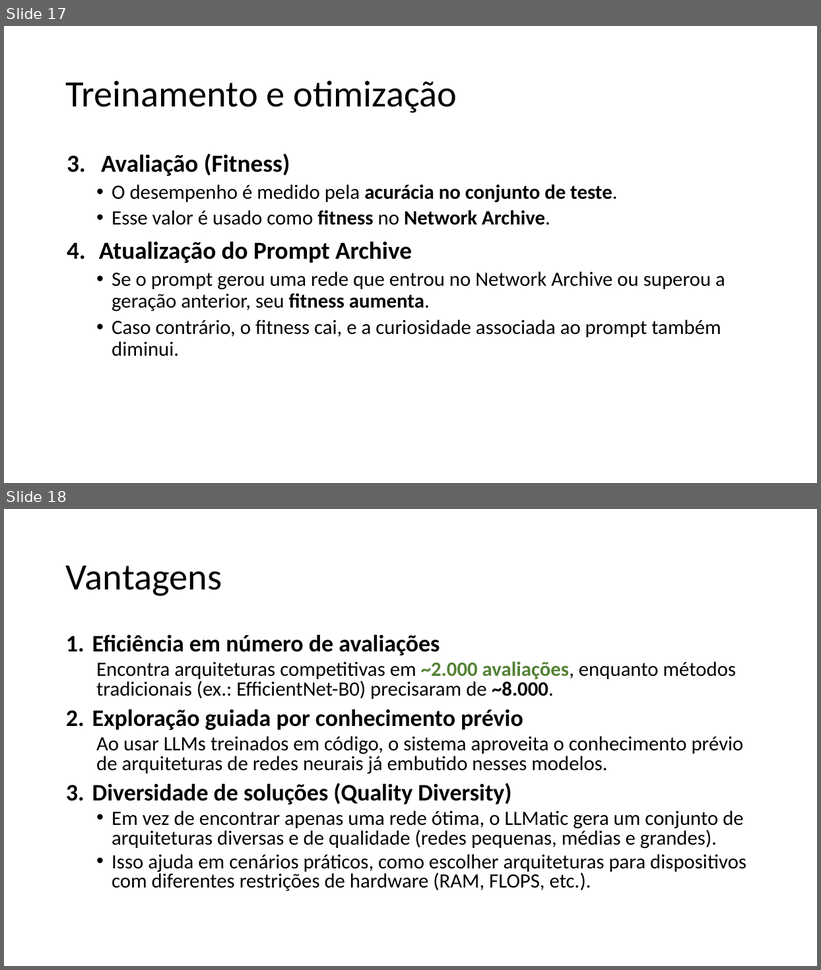
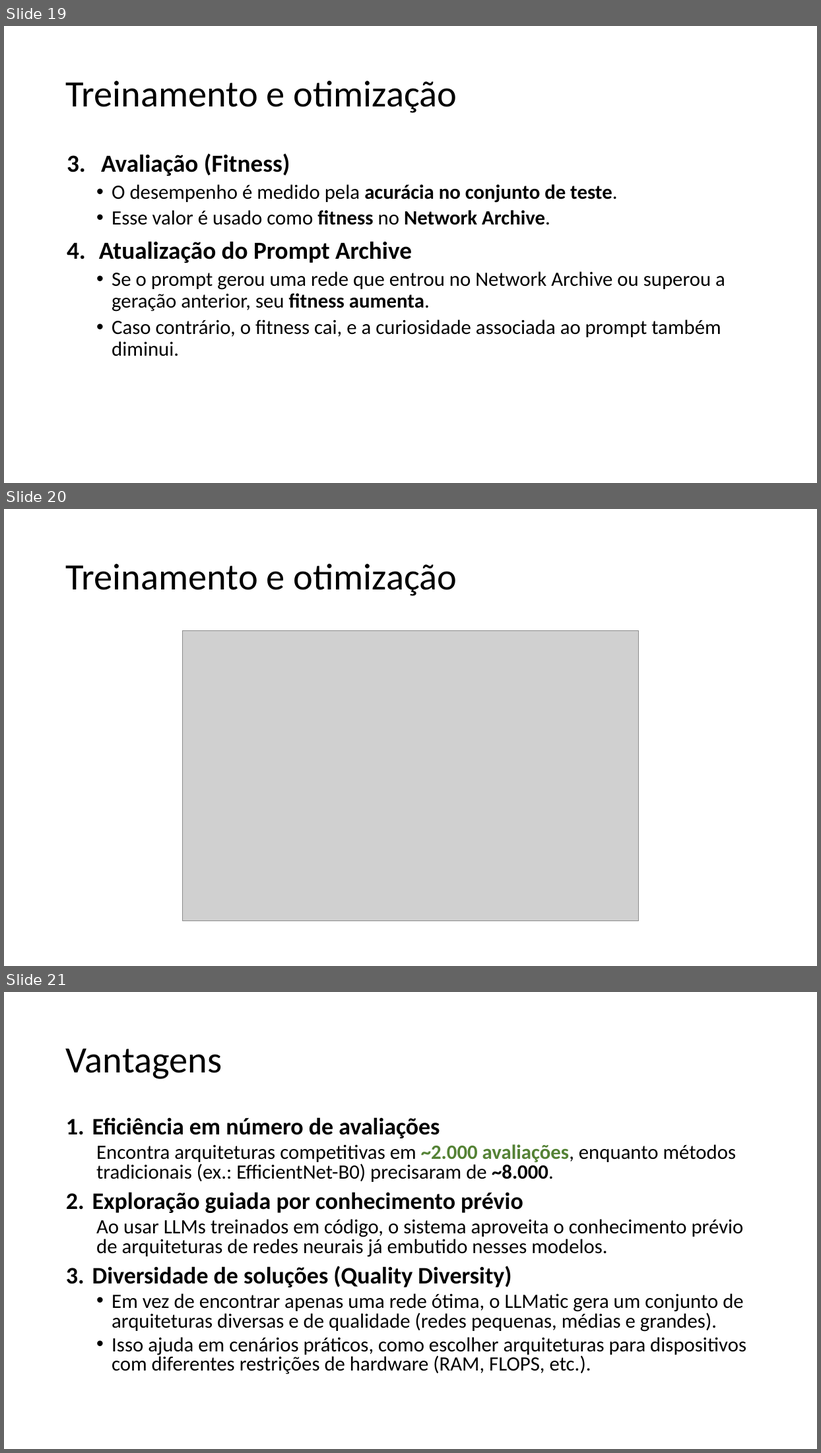
Before and after one commit to guerrato/guerrato_967_tp558, a slide deck: seminarios/TP558_LLM_QD.pptx. Shown one above the other, each under a label of ours: slides 17 and 18 before the commit, slides 19, 20 and 21 after it. The pictures are 821x970 and 821x1453 pixels, drawn with LibreOffice and Linux fonts; fonts in the diff are those of the drawing; grey boxes stand for pictures. Boxes give left, top, right and bottom in pixels: in the first picture for what was removed or moved away, otherwise in the second. Text is boxed around its words. In the diff, an @@ line names an element or a change of style, - is before the commit and + after.

```diff
--- a/seminarios/TP558_LLM_QD.pptx
+++ b/seminarios/TP558_LLM_QD.pptx
@@ slide 20 added at box(4, 509, 817, 966), background #FFFFFF @@
@@ title added at box(66, 564, 457, 596), 44 pt, text #000000 @@
+Treinamento e otimização
@@ picture added at box(183, 631, 638, 921) @@
@@ what was slide 17 is now slide 19 @@
@@ what was slide 18 is now slide 21 @@
```
Also in this commit, not shown: 2 other slides added, 1 other file.
